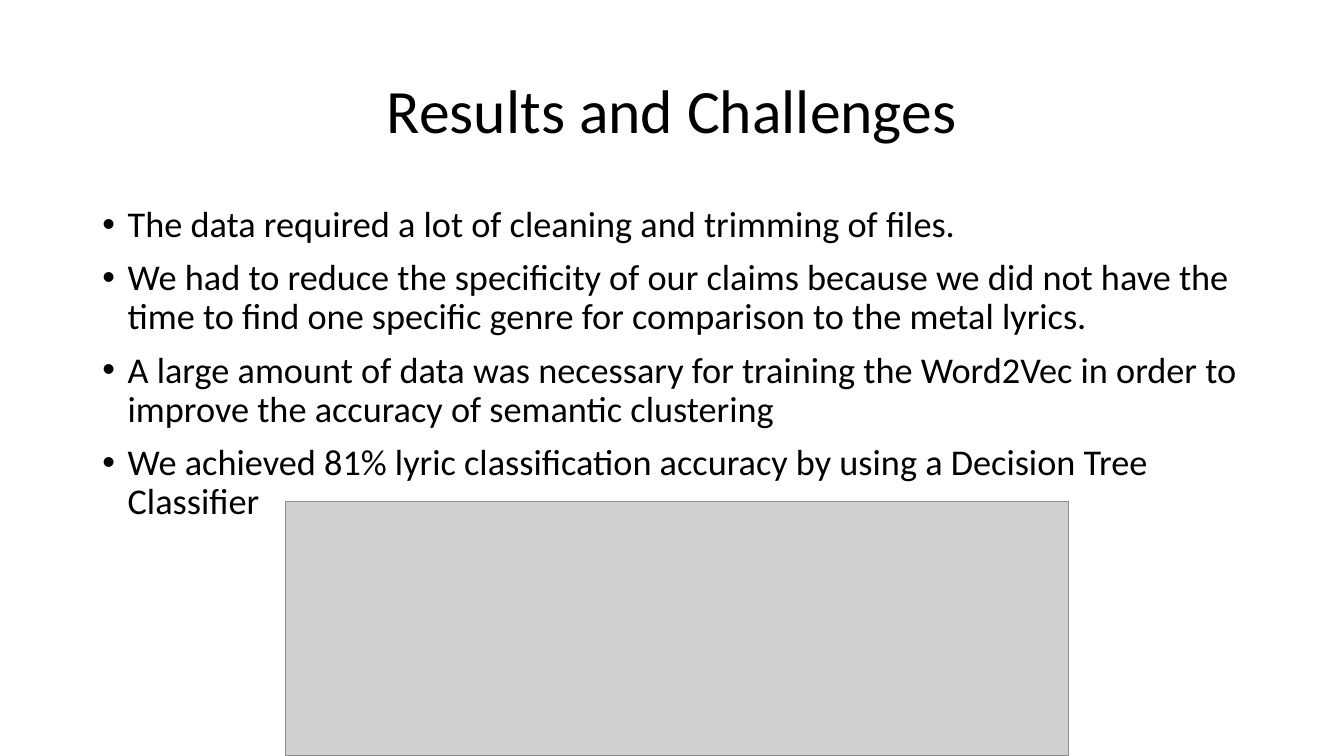
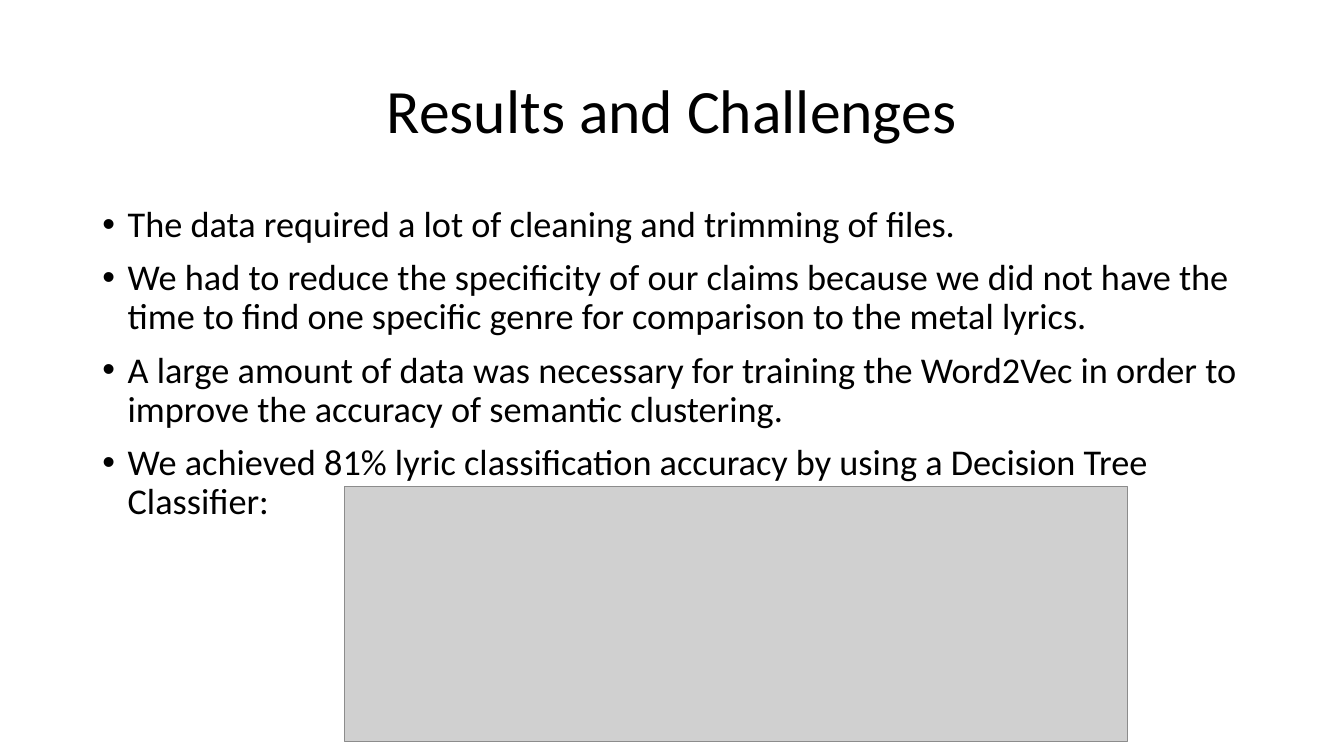
Before and after one commit to eileenblum/Music-Project, a slide deck: slide 4 of Team3: Matelinguistica.pptx. Drawn at 1344x756 pixels with LibreOffice and Linux fonts; fonts in the diff are those of the drawing; grey boxes stand for pictures. Boxes give left, top, right and bottom in pixels: in the first picture for what was removed or moved away, otherwise in the second. Text is boxed around its words. In the diff, an @@ line names an element or a change of style, - is before the commit and + after.

```diff
--- a/Team3: Matelinguistica.pptx
+++ b/Team3: Matelinguistica.pptx
@@ text at <box>128,357,1236,515</box>: text changed @@
-• A large amount of data was necessary for training the Word2Vec in order to improve the accuracy of semantic clustering
-• We achieved 81% lyric classification accuracy by using a Decision Tree Classifier
+• A large amount of data was necessary for training the Word2Vec in order to improve the accuracy of semantic clustering.
+• We achieved 81% lyric classification accuracy by using a Decision Tree Classifier:
@@ picture: place and size @@
-picture at <box>286,502,1070,756</box>
+picture at <box>345,487,1128,741</box>
```
Also in this commit, not shown: 1 other slide changed.
